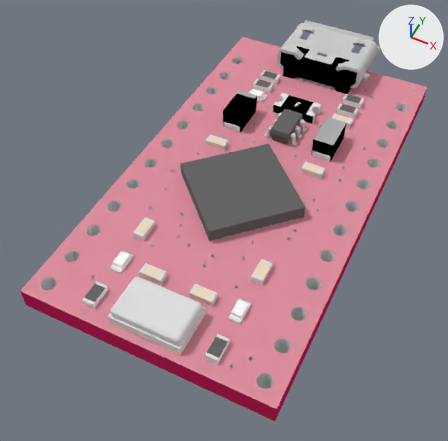
Two versions of the Blender file products/12587/geometry_edit_blender/Pro_Micro.blend, one commit apart.
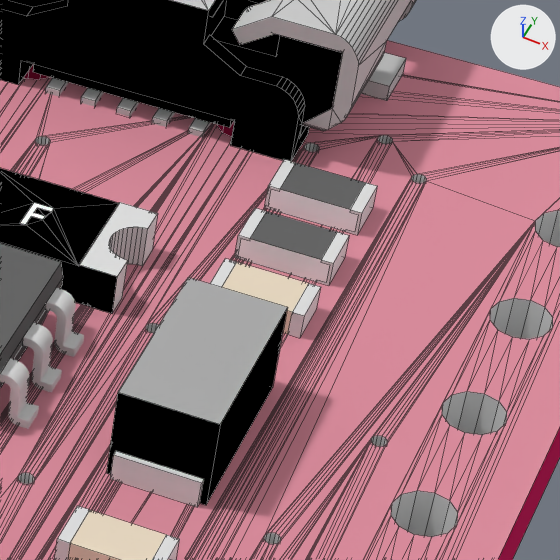
The first picture shows the older version from a camera (50 mm lens) standing at (21.9, -14.8, 33.3) and looking at (8.0, 13.1, -1.6). The close-ups show both versions on the part from 65% to 89% of the width and 14% to 39% of the height of that picture; other places that the commit changed are outside them. Lighting does not change. The marker at upper right points along +X, +Y and +Z. The close-ups show mesh edges as thin lines.

The first close-up shows 'Mesh1 pcbgroup Model', 'Mesh10 EIA3216_2 Model', 'Mesh13 PTC_1206_1 Model', 'Mesh17 G_0603_RES3 Model', 'Mesh19 G_0603_RES5 Model', 'Mesh2 G_0603_CAP1 Model', 'Mesh23 Group3 SOT23_5_1 Model', 'Mesh24 Group4 SOT23_5_1 Model', 'Mesh25 Group5 SOT23_5_1 Model', 'Mesh26 SOT23_5_1 Model', 'Mesh28 skp89A8_1 USB_AB_MICRO_SMD_V03_IN_OUT1 Model', 'Mesh7 G_0603_CAP6 Model'.
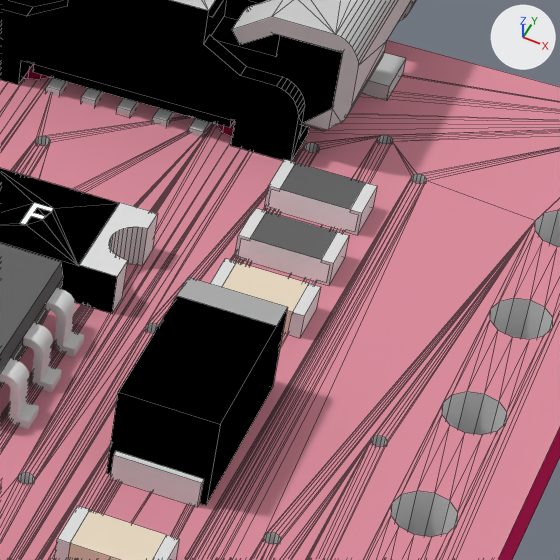
Pixel boxes [x1, y1, x2, y2] of what changed, in the close-ups (560 x 560 px; the box of a moved part takes in the faces that stretch with it):
part 1 of me_mesh10_eia3216_2_model, moved or reshaped: [118, 293, 279, 427] in both

Patch to the scene script:
```diff
--- a/products/12587/geometry_edit_blender/Pro_Micro.blend.py
+++ b/products/12587/geometry_edit_blender/Pro_Micro.blend.py
@@ me_mesh10_eia3216_2_model @@
 me_mesh10_eia3216_2_model.from_pydata(...)  # 24 vertices, 18 faces; spans x 11.92..13.52, y 0.8..2.4, z -23.4..-20.2
 # used by ob_mesh10_eia3216_2_model
 # verts and faces of me_mesh10_eia3216_2_model; kept vertices keep their numbers, new ones are numbered from 24
 # before: 6 (13.52, 2.4, -20.3) at pixel (220, 424), 7 (11.92, 2.4, -20.3) at pixel (117, 392), 8 (11.92, 0.8, -20.3) at pixel (106, 473), 10 (13.52, 0.8, -20.3) at pixel (206, 505), 11 (13.52, 2.4, -23.3) at pixel (287, 307)
 # before: 12 (11.92, 2.4, -23.3) at pixel (188, 277), 13 (13.52, 0.8, -23.3) at pixel (272, 387), 14 (11.92, 0.8, -23.3)
+# me_mesh10_eia3216_2_model part 1
+delete_faces([(6, 10, 13, 11), (7, 12, 14, 8), (6, 11, 12, 7)])
+verts[24] = (13.52, 2.4, -22.8)  # pixel (276, 326)
+verts[25] = (11.92, 2.4, -22.8)  # pixel (176, 295)
+faces += [(6, 24, 25, 7), (6, 10, 13, 11, 24), (7, 25, 12, 14, 8)]  # mat_m_0137_black (black #000000)
+faces += [(11, 12, 25, 24)]  # mat_m_0134_dimgray (grey #acacac)
 me_mesh10_eia3216_2_model.materials.append(mat_m_0131_silver)
```
